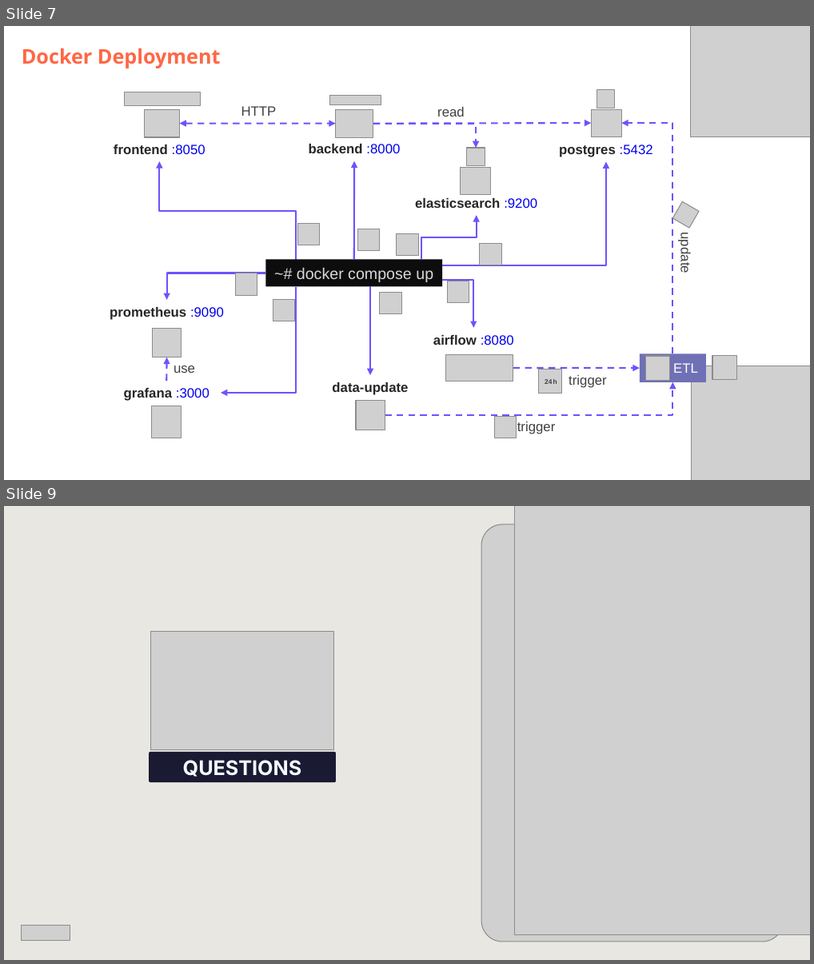
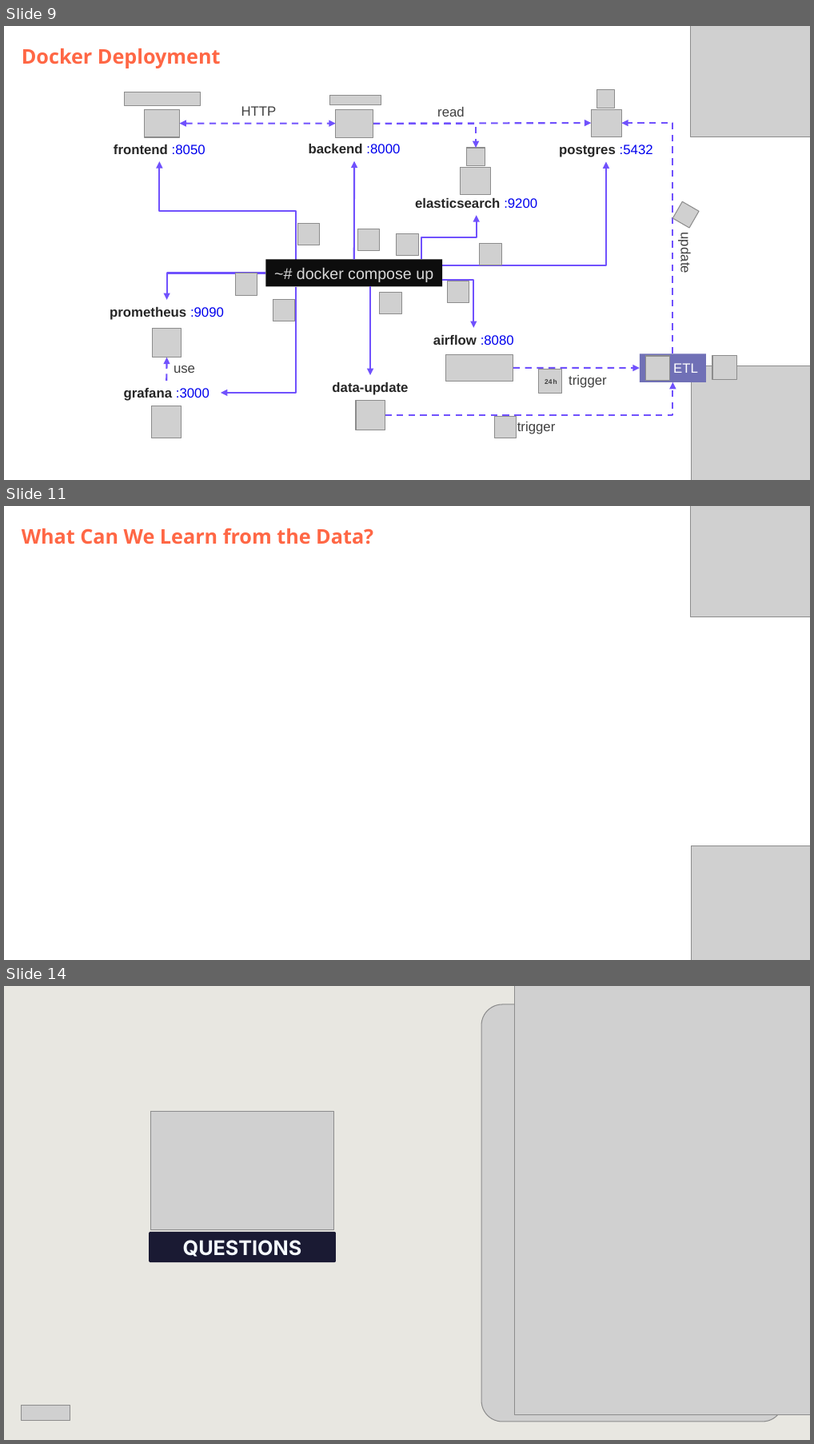
Before and after one commit to DataScientest-Studio/jun26bde-job-market, a slide deck: docs/defence/Defence.pptx. Shown one above the other, each under a label of ours: slides 7 and 9 before the commit, slides 9, 11 and 14 after it; the slides between them are not shown. The pictures are 814x964 and 814x1444 pixels, drawn with LibreOffice and Linux fonts; fonts in the diff are those of the drawing; grey boxes stand for pictures; background and template pictures are left out. Boxes give left, top, right and bottom in pixels: in the first picture for what was removed or moved away, otherwise in the second. Text is boxed around its words. In the diff, an @@ line names an element or a change of style, - is before the commit and + after.

```diff
--- a/docs/defence/Defence.pptx
+++ b/docs/defence/Defence.pptx
@@ slide 11 added at [4, 506, 810, 960], background #FFFFFF @@
@@ subtitle added at [22, 528, 374, 544], 18 pt, text #FF6745, bold @@
+What Can We Learn from the Data?
@@ picture added at [691, 506, 810, 617] @@
@@ picture added at [691, 845, 810, 960] @@
@@ what was slide 7 is now slide 9 @@
@@ what was slide 9 is now slide 14 @@
```
Also in this commit, not shown: 4 slides changed, 6 other slides added, 2 slides removed, 8 other files.
